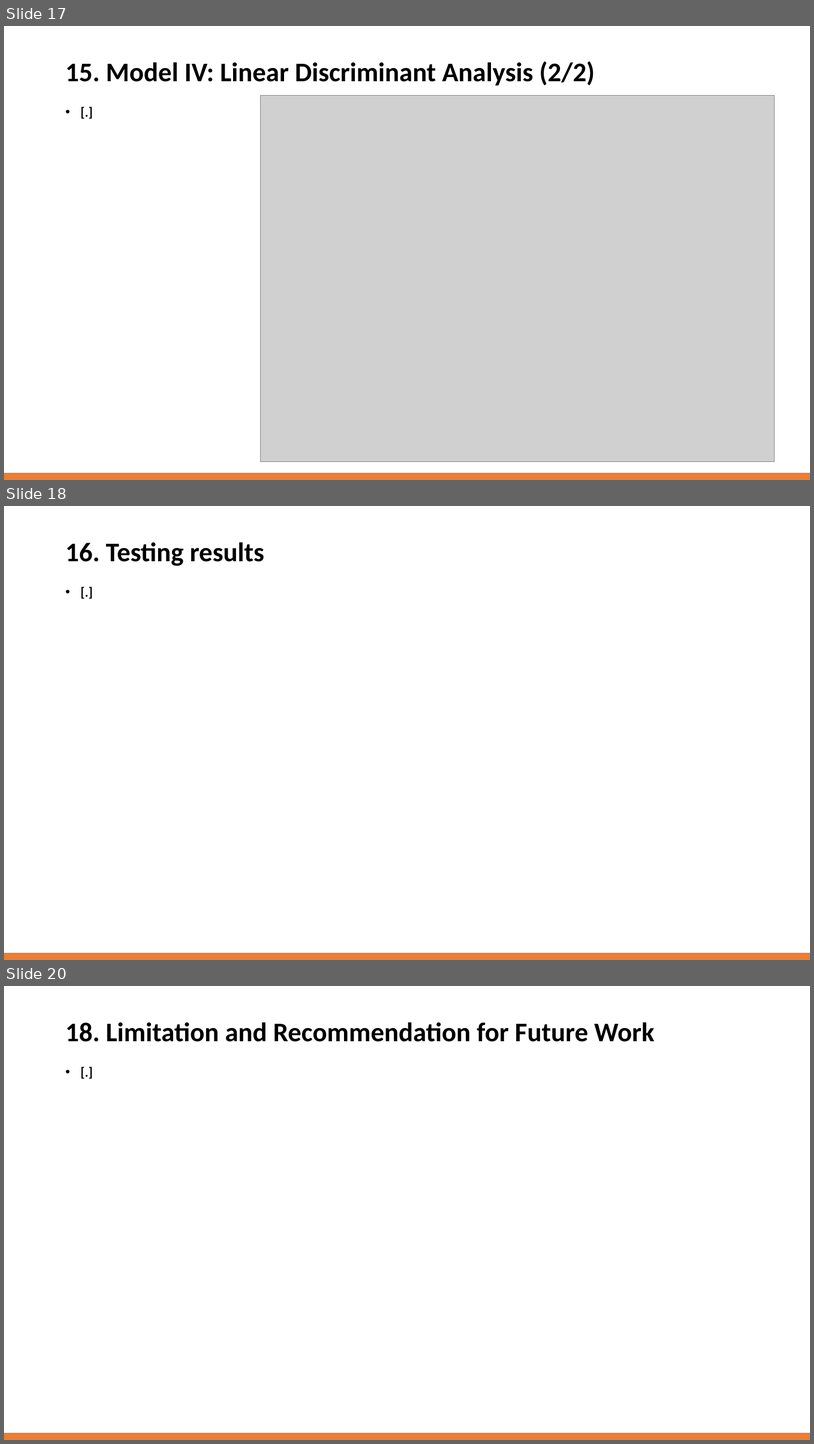
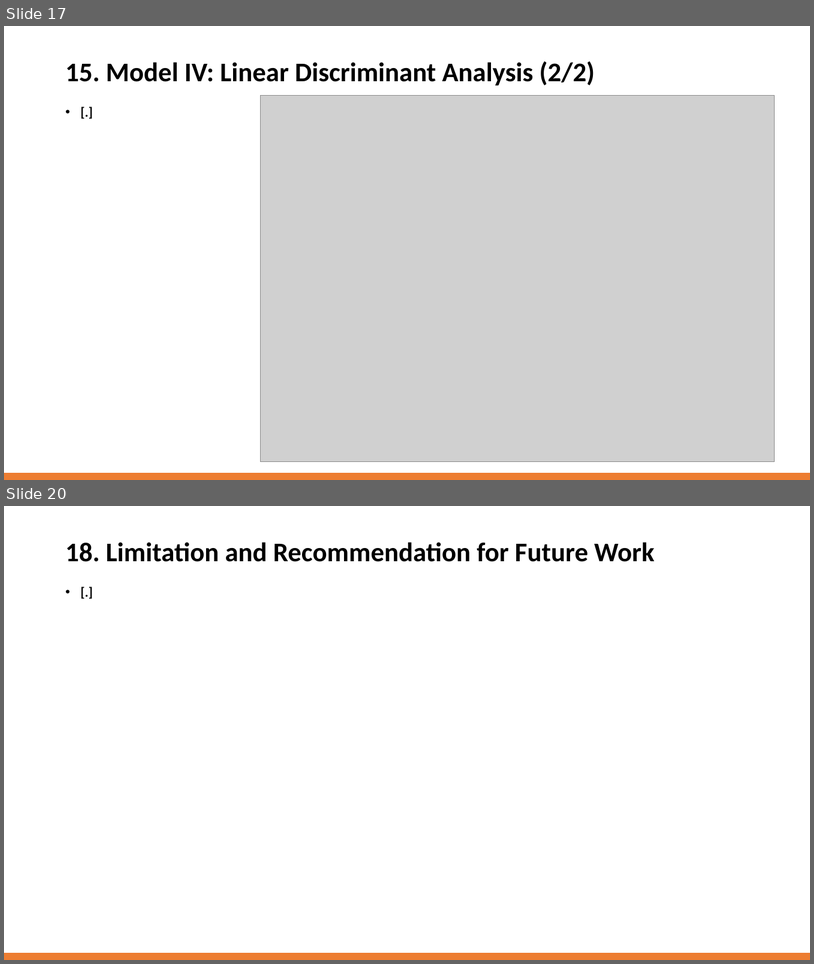
Before and after one commit to vyun8699/STAT5003, a slide deck: Assignment 2 Presentation.pptx. Shown one above the other, each under a label of ours: slides 17, 18 and 20 before the commit, slides 17 and 20 after it; the slides between them are not shown. The pictures are 814x1444 and 814x964 pixels, drawn with LibreOffice and Linux fonts; fonts in the diff are those of the drawing; grey boxes stand for pictures. Boxes give left, top, right and bottom in pixels: in the first picture for what was removed or moved away, otherwise in the second. Text is boxed around its words. In the diff, an @@ line names an element or a change of style, - is before the commit and + after.

```diff
--- a/Assignment 2 Presentation.pptx
+++ b/Assignment 2 Presentation.pptx
@@ slide 18 removed at bbox=[4, 506, 810, 960], background #FFFFFF @@
@@ title removed at bbox=[65, 542, 264, 566] @@
-16. Testing results
@@ text removed at bbox=[60, 582, 755, 915] @@
-• [.]
@@ rectangle removed at bbox=[4, 953, 810, 960] @@
```
Also in this commit, not shown: 7 slides changed, 1 slide added.
